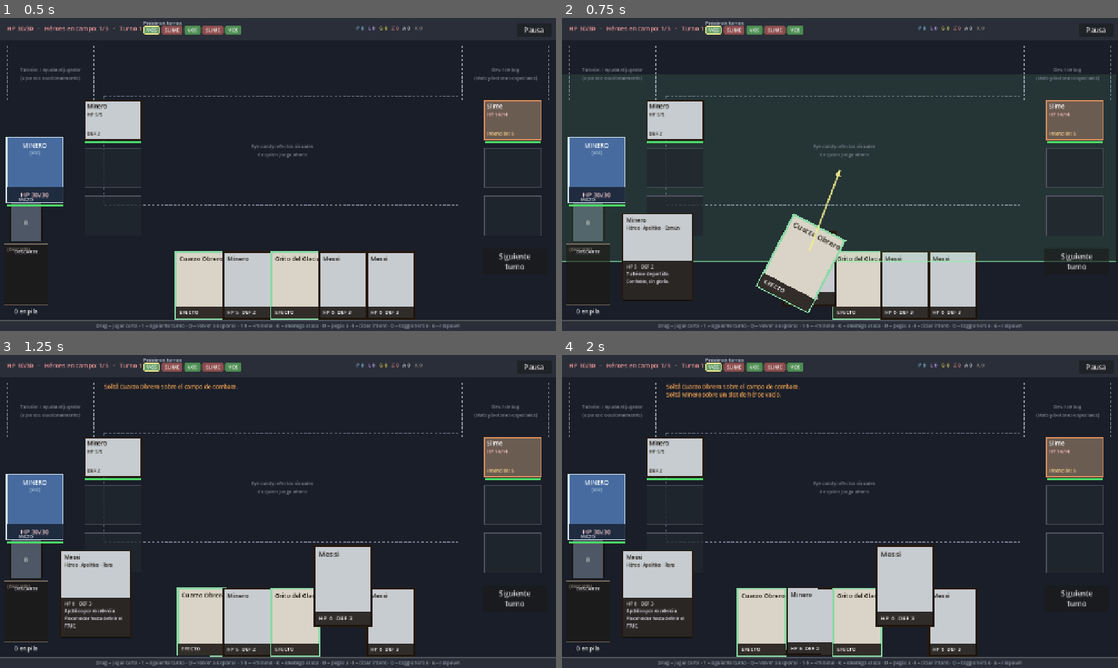
Above: before the commit, frames 1-4 (two rows, left to right).
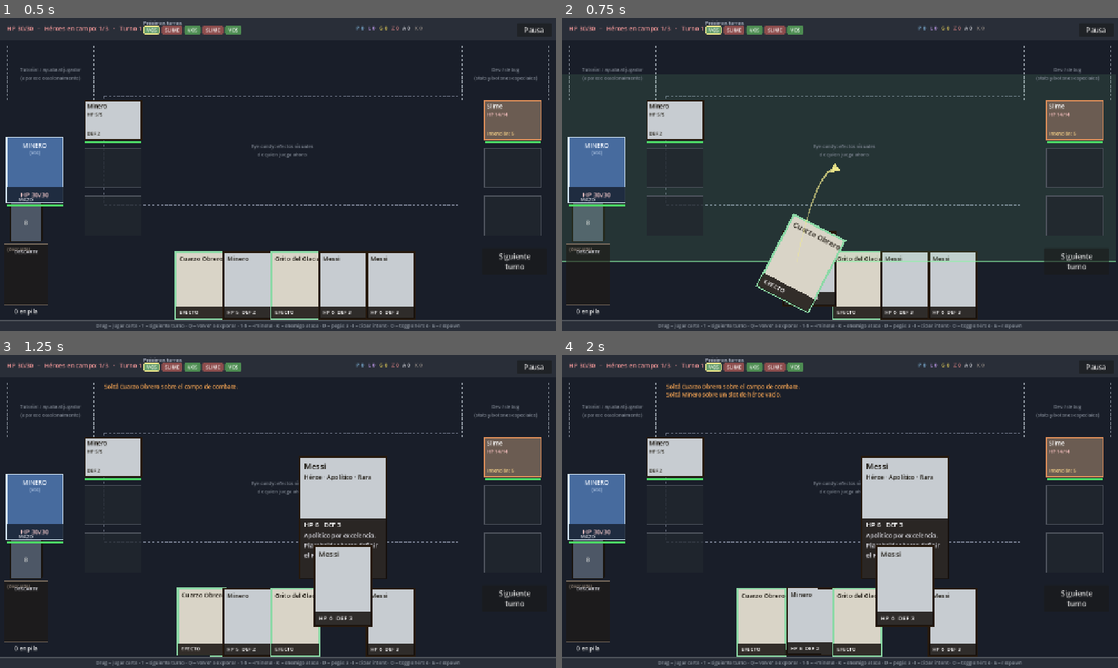
Above: after the commit, the same moments.

Repository: nahuelgallo/Glaciar-Miner
Game: Godot game, scene res://scenes/test/card_test.tscn
Two runs of this game, one before a commit and one after it. Both use one fixed random seed, a clock stepped at 60 frames per second and the inputs below. This scene is started directly instead of the project's main scene.
Inputs (mouse positions are in pixels of both pictures, inside the frame that each line leads up to):
- Up to frame 1 (0.5 s): no input
- Up to frame 2 (0.75 s): tap Enter at 0.5 s; drag from (762, 305) to (906, 305) at 0.52 s
- Up to frame 3 (1.25 s): no input
- Up to frame 4 (2 s): drag from (812, 642) to (906, 608) at 1.27 s

Frame 1 is identical in both runs. In frame 2, 2.6% of the frame differs, in the area x 10-51%, y 46-91%; in frame 3, 6.0%, in the area x 10-70%, y 32-91%; in frame 4, 6.0%.

Commit message:
Pulido: flecha curva con breathing, FX de cartas, hover preview cerca de la carta
- Flecha de drag: segmentos cortos sobre Bezier cuadratico, breathing
  alpha 50%-100%, origen sigue a la carta arrastrada (no anclado al hand)
- ExplotionYankee al jugar deal_damage; ParticleStar burst al invocar
  heroe; ParticleSpec1/2/3 burst para efectos genericos (en drop_position)
- Preview oculta al levantar la carta y se posiciona arriba del slot
  hovered (clamped al viewport) en lugar del slot fijo izquierdo
- Tipografias del preview +40%, panel mas alto

Diff:
--- a/scripts/card/card_preview_view.gd
+++ b/scripts/card/card_preview_view.gd
@@ -8,8 +8,8 @@
 # Coexiste con el drag de la carta: cuando arrastrás, el preview sigue
 # mostrando los detalles de la carta arrastrada hasta que la sueltes.
 
-const W: float = 160.0
-const H: float = 200.0
+const W: float = 200.0
+const H: float = 280.0
 
 var _current_card: CardData
 
@@ -43,30 +43,31 @@
 	draw_rect(rect, _faction_color(_current_card.faction))
 	draw_rect(rect, _type_outline_color(_current_card.type), false, 3.5)
 	# Banda inferior para texto sobre fondo oscuro.
-	var band := Rect2(0.0, H * 0.55, W, H * 0.45)
+	var band := Rect2(0.0, H * 0.50, W, H * 0.50)
 	draw_rect(band, Color(0.08, 0.06, 0.05, 0.88))
 
 
 func _build() -> void:
-	_name_label = _make_label(13, Color(0.08, 0.06, 0.03))
-	_name_label.position = Vector2(8.0, 6.0)
-	_name_label.size = Vector2(W - 16.0, 18.0)
+	# Tipografías +40% (de 13/10/11/10 a 18/14/15/14)
+	_name_label = _make_label(18, Color(0.08, 0.06, 0.03))
+	_name_label.position = Vector2(10.0, 8.0)
+	_name_label.size = Vector2(W - 20.0, 24.0)
 	_name_label.autowrap_mode = TextServer.AUTOWRAP_WORD_SMART
 	add_child(_name_label)
 
-	_type_label = _make_label(10, Color(0.10, 0.08, 0.05))
-	_type_label.position = Vector2(8.0, 26.0)
-	_type_label.size = Vector2(W - 16.0, 14.0)
+	_type_label = _make_label(14, Color(0.10, 0.08, 0.05))
+	_type_label.position = Vector2(10.0, 36.0)
+	_type_label.size = Vector2(W - 20.0, 18.0)
 	add_child(_type_label)
 
-	_stats_label = _make_label(11, Color(0.95, 0.95, 0.95))
-	_stats_label.position = Vector2(8.0, H * 0.55 + 4.0)
-	_stats_label.size = Vector2(W - 16.0, 16.0)
+	_stats_label = _make_label(15, Color(0.95, 0.95, 0.95))
+	_stats_label.position = Vector2(10.0, H * 0.50 + 4.0)
+	_stats_label.size = Vector2(W - 20.0, 22.0)
 	add_child(_stats_label)
 
-	_desc_label = _make_label(10, Color(0.92, 0.92, 0.95))
-	_desc_label.position = Vector2(8.0, H * 0.55 + 22.0)
-	_desc_label.size = Vector2(W - 16.0, H * 0.45 - 28.0)
+	_desc_label = _make_label(14, Color(0.92, 0.92, 0.95))
+	_desc_label.position = Vector2(10.0, H * 0.50 + 30.0)
+	_desc_label.size = Vector2(W - 20.0, H * 0.50 - 38.0)
 	_desc_label.autowrap_mode = TextServer.AUTOWRAP_WORD_SMART
 	add_child(_desc_label)
 
@@ -94,8 +95,8 @@
 		return
 	# Restaurar layout normal cuando hay carta.
 	_desc_label.add_theme_color_override("font_color", Color(0.92, 0.92, 0.95))
-	_desc_label.position = Vector2(8.0, H * 0.55 + 22.0)
-	_desc_label.size = Vector2(W - 16.0, H * 0.45 - 28.0)
+	_desc_label.position = Vector2(10.0, H * 0.50 + 30.0)
+	_desc_label.size = Vector2(W - 20.0, H * 0.50 - 38.0)
 	_desc_label.vertical_alignment = VERTICAL_ALIGNMENT_TOP
 	_desc_label.horizontal_alignment = HORIZONTAL_ALIGNMENT_LEFT
 
--- a/scripts/card/hand_manager.gd
+++ b/scripts/card/hand_manager.gd
@@ -7,8 +7,10 @@
 signal card_dropped(card: CardData, drop_position: Vector2, view: CardView)
 
 # Re-emitidas cuando el mouse entra/sale de una carta de la mano. El caller
-# las usa para alimentar el preview fijo (ver `CardPreviewView`).
-signal card_hover_started(card: CardData)
+# las usa para alimentar el preview (ver `CardPreviewView`). slot_global_pos
+# es la posición del slot original (sin lift), útil para colocar el preview
+# cerca de la carta hovered.
+signal card_hover_started(card: CardData, slot_global_pos: Vector2)
 signal card_hover_ended()
 # Disparada al click derecho sobre una carta. El caller abre la modal.
 signal card_inspect_requested(card: CardData)
@@ -117,7 +119,7 @@
 	if idx == -1 or view.data == null:
 		return
 	_hovered_view = view
-	card_hover_started.emit(view.data)
+	card_hover_started.emit(view.data, _slots[idx].global_position)
 
 
 # Solo escondemos si la carta que sale del hover es la que estaba mostrando
--- a/scripts/main.gd
+++ b/scripts/main.gd
@@ -56,6 +56,7 @@
 var _discard_pile: DiscardPileView
 var _drag_arrow: DragArrowOverlay
 var _dragging_card: CardData
+var _dragging_view: CardView
 var _turn_number: int = 1
 var _intent_cycle_index: int = 1
 var _combat_ended: bool = false
@@ -385,10 +386,24 @@
 	_refresh_minerals()
 
 
-func _on_hand_card_hover_started(card: CardData) -> void:
-	if _card_preview != null:
-		_card_preview.show_card(card)
-		_card_preview.show()
+func _on_hand_card_hover_started(card: CardData, slot_global_pos: Vector2) -> void:
+	if _card_preview == null:
+		return
+	# Si se está arrastrando una carta, no mostrar preview (el usuario ya
+	# está focused en el target).
+	if _dragging_card != null:
+		return
+	# Posicionar el preview JUSTO ARRIBA de la carta hovered, centrado en x.
+	# El slot_global_pos es el centro de la carta en su posición original.
+	var target_x: float = slot_global_pos.x - CardPreviewView.W * 0.5
+	var target_y: float = slot_global_pos.y - CardPreviewView.H - 100.0
+	# Clamp dentro del viewport para que no se corte
+	var vp: Vector2 = get_viewport_rect().size
+	target_x = clampf(target_x, 8.0, vp.x - CardPreviewView.W - 8.0)
+	target_y = maxf(target_y, 60.0)
+	_card_preview.position = Vector2(target_x, target_y)
+	_card_preview.show_card(card)
+	_card_preview.show()
 
 
 func _on_hand_card_hover_ended() -> void:
@@ -410,14 +425,21 @@
 
 
 # Highlight de drop targets + flecha apuntadora durante el drag de una carta.
-func _on_card_drag_started(card: CardData, _view: CardView) -> void:
+func _on_card_drag_started(card: CardData, view: CardView) -> void:
 	_dragging_card = card
+	_dragging_view = view
+	# Ocultar preview mientras arrastra: el usuario ya conoce la carta y no
+	# debe taparle el campo.
+	if _card_preview != null:
+		_card_preview.hide()
+		_card_preview.clear_card()
 	_battlefield.set_drop_highlight(card.type, EffectExecutor.target_kind_for(card))
 	set_process(true)
 
 
 func _on_card_drag_ended() -> void:
 	_dragging_card = null
+	_dragging_view = null
 	if _battlefield != null:
 		_battlefield.clear_drop_highlight()
 	if _drag_arrow != null:
@@ -429,8 +451,10 @@
 	if _dragging_card == null or _drag_arrow == null:
 		return
 	var mouse := get_global_mouse_position()
-	# Origin de la flecha: justo encima del HandManager (la mano), x del mouse.
-	var origin := Vector2(mouse.x, _hand.global_position.y - 80.0)
+	# Origen de la flecha: la posición de la carta arrastrada (la flecha la
+	# acompaña cuando el usuario la levanta del hand). Fallback al mouse si
+	# la view se desconectó (edge case).
+	var origin: Vector2 = _dragging_view.global_position if _dragging_view != null else mouse
 	var targets := _battlefield.slot_positions_for_drop(
 		_dragging_card.type,
 		EffectExecutor.target_kind_for(_dragging_card),
@@ -633,6 +657,7 @@
 	var result := EffectExecutor.execute(card, context as Dictionary)
 	_log(String(result["message"]), "cccccc" if bool(result["ok"]) else "ff8866")
 	if bool(result["ok"]):
+		_spawn_card_fx(card, drop_position)
 		# Animación: la carta vuela al descarte, después se remueve y se
 		# agrega al pile. El estado de combate ya se aplicó (effect ya corrió).
 		var view_ref := view
@@ -645,6 +670,29 @@
 		)
 		_check_combat_outcome()
 		_refresh_hud()
+
+
+# Selecciona el FX según el tipo/efecto de la carta jugada (§8 visuals):
+#   HERO       → ParticleStar burst en el slot de invocación
+#   deal_damage → ExplotionYankee gigante en el target enemigo
+#   resto       → Burst de ParticleSpec1/2/3 en el campo
+func _spawn_card_fx(card: CardData, pos: Vector2) -> void:
+	if card.type == CardData.Type.HERO:
+		var star: Texture2D = load("res://assets/Particles/ParticleStar.png")
+		ParticleBurst.spawn_at(self, pos, [star] as Array[Texture2D], 14)
+		return
+	var kind: String = String(card.effect.get("kind", ""))
+	if kind == "deal_damage":
+		var boom: Texture2D = load("res://assets/ExplotionYankee.png")
+		EffectAnimation.spawn_at(self, pos, boom, 1.6)
+		return
+	# Effect/action genérico: burst con las 3 particle specs.
+	var specs: Array[Texture2D] = [
+		load("res://assets/Particles/ParticleSpec1.png"),
+		load("res://assets/Particles/ParticleSpec2.png"),
+		load("res://assets/Particles/ParticleSpec3.png"),
+	]
+	ParticleBurst.spawn_at(self, pos, specs, 16)
 
 
 # Devuelve null si el drop no es válido para esta carta, o un Dictionary
--- a/scripts/ui/drag_arrow_overlay.gd
+++ b/scripts/ui/drag_arrow_overlay.gd
@@ -1,71 +1,107 @@
 class_name DragArrowOverlay
 extends Node2D
 
-# Flecha visual que aparece mientras arrastrás una carta. Va desde la mano
-# hacia el target apuntado.
-#
-# Mecánica de targeting:
-#   - Si NO hay candidate targets (ej. carta heal_player con drop libre),
-#     la flecha apunta directamente al mouse.
-#   - Si HAY candidates, la flecha apunta al "default" (el del medio).
-#   - Cuando el mouse se acerca a un candidate específico (dentro de
-#     SNAP_DISTANCE), la flecha se interpola hacia ese target. Más cerca
-#     del mouse = más snap. Lejos = se mantiene en default.
+# Flecha visual mientras se arrastra una carta. Características:
+#   - Curva Bezier cuadrática origen → mid (alto) → target, dibujada como
+#     N segmentos cortos con grosor creciente hacia la cabeza
+#   - Cabeza de flecha en el destino
+#   - Breathing animado: alpha pulsa entre 50% y 100%
+#   - Origen viene del caller cada frame: la flecha sigue a la carta
+#     arrastrada (no queda anclada al fondo de la pantalla)
+#   - Targeting: si NO hay candidates, apunta al mouse. Si HAY, default
+#     al del medio; snappea al closer cuando el mouse se acerca
 
 const SNAP_DISTANCE: float = 110.0
-const ARROW_HEAD_SIZE: float = 14.0
-const ARROW_COLOR_DEFAULT := Color(0.95, 0.92, 0.55, 0.85)
-const ARROW_COLOR_LOCKED := Color(0.55, 0.95, 0.65, 0.95)
+const ARROW_HEAD_SIZE: float = 18.0
+const SEGMENT_COUNT: int = 14
+const ARROW_COLOR_DEFAULT := Color(0.95, 0.92, 0.55)
+const ARROW_COLOR_LOCKED := Color(0.55, 0.95, 0.65)
+const BREATH_SPEED: float = 4.5  # rad/s del pulse
 
 var _enabled: bool = false
 var _origin: Vector2
 var _target: Vector2
-var _is_locked: bool = false  # true si snappeó a un candidate específico
+var _is_locked: bool = false
+var _breath_time: float = 0.0
 
 
 func _ready() -> void:
-	z_index = 200  # encima de cualquier otra cosa
+	z_index = 200
+	set_process(false)
+
+
+func _process(delta: float) -> void:
+	if not _enabled:
+		return
+	_breath_time += delta
+	queue_redraw()
 
 
 func _draw() -> void:
 	if not _enabled:
 		return
-	var color := ARROW_COLOR_LOCKED if _is_locked else ARROW_COLOR_DEFAULT
-	# Línea principal
-	draw_line(_origin, _target, color, 3.0, true)
-	# Cabeza de flecha
-	var dir := (_target - _origin).normalized()
+	var color: Color = ARROW_COLOR_LOCKED if _is_locked else ARROW_COLOR_DEFAULT
+	# Breathing alpha: 0..1 sin, mapped a 0.5..1.0
+	var pulse: float = (sin(_breath_time * BREATH_SPEED) + 1.0) * 0.5
+	color.a = lerpf(0.5, 1.0, pulse)
+
+	# Bezier cuadrático: punto medio elevado para arc
+	var dx: float = absf(_target.x - _origin.x)
+	var lift: float = clampf(120.0 + dx * 0.15, 80.0, 220.0)
+	var mid: Vector2 = (_origin + _target) * 0.5 + Vector2(0.0, -lift)
+
+	# Sample puntos a lo largo del Bezier
+	var points: Array[Vector2] = []
+	for i in SEGMENT_COUNT + 1:
+		var t: float = float(i) / float(SEGMENT_COUNT)
+		points.append(_bezier(t, _origin, mid, _target))
+
+	# Dibujar segmentos cortos con grosor creciente hacia la cabeza
+	for i in SEGMENT_COUNT:
+		var t: float = float(i) / float(SEGMENT_COUNT)
+		var width: float = lerpf(2.0, 6.5, t)
+		# Alpha también crece hacia la cabeza para resaltar el target
+		var seg_color := color
+		seg_color.a = color.a * lerpf(0.45, 1.0, t)
+		draw_line(points[i], points[i + 1], seg_color, width)
+
+	# Cabeza de flecha en el target
+	var dir: Vector2 = (points[SEGMENT_COUNT] - points[SEGMENT_COUNT - 1]).normalized()
 	if dir == Vector2.ZERO:
 		return
-	var perp := Vector2(-dir.y, dir.x)
-	var p_a := _target - dir * ARROW_HEAD_SIZE + perp * ARROW_HEAD_SIZE * 0.5
-	var p_b := _target - dir * ARROW_HEAD_SIZE - perp * ARROW_HEAD_SIZE * 0.5
+	var perp: Vector2 = Vector2(-dir.y, dir.x)
+	var p_a: Vector2 = _target - dir * ARROW_HEAD_SIZE + perp * ARROW_HEAD_SIZE * 0.7
+	var p_b: Vector2 = _target - dir * ARROW_HEAD_SIZE - perp * ARROW_HEAD_SIZE * 0.7
 	draw_polygon([_target, p_a, p_b], [color, color, color])
 
 
-# `candidate_targets`: lista de positions globales de targets válidos (slots
-# de héroe vacíos / enemigos vivos / etc.). Si está vacía, la flecha apunta
-# directo al mouse.
+static func _bezier(t: float, p0: Vector2, p1: Vector2, p2: Vector2) -> Vector2:
+	var u: float = 1.0 - t
+	return u * u * p0 + 2.0 * u * t * p1 + t * t * p2
+
+
+# `origin_pos`: posición global de DONDE sale la flecha (típicamente la
+#   carta arrastrada).
+# `mouse_pos`: posición global del mouse (para snap a candidate).
+# `candidate_targets`: positions globales de targets válidos. Vacío =
+#   apuntar al mouse.
 func update_drag(origin_pos: Vector2, mouse_pos: Vector2, candidate_targets: Array[Vector2]) -> void:
 	_enabled = true
+	set_process(true)
 	_origin = origin_pos
 	if candidate_targets.is_empty():
 		_target = mouse_pos
 		_is_locked = false
 		queue_redraw()
 		return
-	# Default: el del medio (en orden de la lista).
 	var default_target: Vector2 = candidate_targets[candidate_targets.size() / 2]
-	# Snap al más cercano si el mouse está dentro de SNAP_DISTANCE.
-	var closest := default_target
-	var closest_d := SNAP_DISTANCE
+	var closest: Vector2 = default_target
+	var closest_d: float = SNAP_DISTANCE
 	for t in candidate_targets:
-		var d := mouse_pos.distance_to(t)
+		var d: float = mouse_pos.distance_to(t)
 		if d < closest_d:
 			closest_d = d
 			closest = t
-	# Strength del snap: 1.0 cuando el mouse está exactamente sobre el target,
-	# 0.0 cuando está a SNAP_DISTANCE o más. Lerp para transición suave.
 	var snap_strength: float = 1.0 - clampf(closest_d / SNAP_DISTANCE, 0.0, 1.0)
 	_target = default_target.lerp(closest, snap_strength)
 	_is_locked = snap_strength > 0.6
@@ -75,4 +111,5 @@
 func clear() -> void:
 	_enabled = false
 	_is_locked = false
+	set_process(false)
 	queue_redraw()
--- /dev/null
+++ b/scripts/ui/effect_animation.gd
@@ -0,0 +1,46 @@
+class_name EffectAnimation
+extends Node2D
+
+# Animación one-shot que muestra una textura agrandándose y desvaneciéndose
+# en un punto del campo. Se auto-destruye al terminar.
+# Uso: EffectAnimation.spawn_at(parent, world_pos, texture, scale_factor)
+
+var texture: Texture2D
+var size_factor: float = 1.0
+var duration: float = 0.55
+
+var _time: float = 0.0
+
+
+static func spawn_at(parent: Node, pos: Vector2, tex: Texture2D, scale_factor: float = 1.0) -> EffectAnimation:
+	var anim := EffectAnimation.new()
+	anim.texture = tex
+	anim.size_factor = scale_factor
+	anim.position = pos
+	anim.z_index = 150
+	parent.add_child(anim)
+	return anim
+
+
+func _ready() -> void:
+	queue_redraw()
+
+
+func _process(delta: float) -> void:
+	_time += delta
+	if _time >= duration:
+		queue_free()
+		return
+	queue_redraw()
+
+
+func _draw() -> void:
+	if texture == null:
+		return
+	var t: float = _time / duration
+	# Scale rampa: chico → grande
+	var s: float = lerpf(0.4, 1.6, t) * size_factor
+	# Alpha fade en los últimos 50%
+	var alpha: float = 1.0 - smoothstep(0.5, 1.0, t)
+	var tex_size: Vector2 = Vector2(texture.get_size()) * s
+	draw_texture_rect(texture, Rect2(-tex_size * 0.5, tex_size), false, Color(1.0, 1.0, 1.0, alpha))
--- /dev/null
+++ b/scripts/ui/particle_burst.gd
@@ -0,0 +1,70 @@
+class_name ParticleBurst
+extends Node2D
+
+# Burst de partículas que explotan desde un punto, cada una en una dirección
+# random con velocidad propia. Cycle entre las texturas pasadas. Self-destructs.
+# Uso: ParticleBurst.spawn_at(parent, world_pos, [tex1, tex2, ...], count)
+
+const DEFAULT_COUNT: int = 12
+const DURATION: float = 0.75
+const MIN_SPEED: float = 90.0
+const MAX_SPEED: float = 240.0
+
+var textures: Array[Texture2D] = []
+var _time: float = 0.0
+# { dir: Vector2, speed: float, scale: float, tex_idx: int }
+var _particles: Array[Dictionary] = []
+
+
+static func spawn_at(parent: Node, pos: Vector2, texs: Array[Texture2D], count: int = DEFAULT_COUNT) -> ParticleBurst:
+	var burst := ParticleBurst.new()
+	burst.textures = texs
+	burst.position = pos
+	burst.z_index = 150
+	parent.add_child(burst)
+	burst._init_particles(count)
+	return burst
+
+
+func _init_particles(count: int) -> void:
+	for i in count:
+		var angle: float = randf() * TAU
+		var speed: float = randf_range(MIN_SPEED, MAX_SPEED)
+		var scale: float = randf_range(0.7, 1.3)
+		var tex_idx: int = i % maxi(1, textures.size())
+		_particles.append({
+			"dir": Vector2.from_angle(angle),
+			"speed": speed,
+			"scale": scale,
+			"tex_idx": tex_idx,
+		})
+
+
+func _ready() -> void:
+	queue_redraw()
+
+
+func _process(delta: float) -> void:
+	_time += delta
+	if _time >= DURATION:
+		queue_free()
+		return
+	queue_redraw()
+
+
+func _draw() -> void:
+	if textures.is_empty() or _particles.is_empty():
+		return
+	# Alpha fade en los últimos 40%
+	var alpha: float = 1.0 - smoothstep(0.6, 1.0, _time / DURATION)
+	# Las partículas también se ralentizan: ease out
+	var motion_t: float = 1.0 - pow(1.0 - _time / DURATION, 2.0)
+	for p in _particles:
+		var dir: Vector2 = p["dir"]
+		var speed: float = float(p["speed"])
+		var dist: float = speed * motion_t * DURATION
+		var pos: Vector2 = dir * dist
+		var tex: Texture2D = textures[int(p["tex_idx"])]
+		var scale: float = float(p["scale"])
+		var size: Vector2 = Vector2(tex.get_size()) * scale
+		draw_texture_rect(tex, Rect2(pos - size * 0.5, size), false, Color(1.0, 1.0, 1.0, alpha))
Binary file added: assets/ExplotionYankee.png
Not shown, added: assets/ExplotionYankee.png.import
Binary file added: assets/Particles/ParticleSpec1.png
Not shown, added: assets/Particles/ParticleSpec1.png.import
Binary file added: assets/Particles/ParticleSpec2.png
Not shown, added: assets/Particles/ParticleSpec2.png.import
Binary file added: assets/Particles/ParticleSpec3.png
Not shown, added: assets/Particles/ParticleSpec3.png.import
Binary file added: assets/Particles/ParticleSpecLogo1.png
Not shown, added: assets/Particles/ParticleSpecLogo1.png.import
Binary file added: assets/Particles/ParticleSpecLogo2.png
Not shown, added: assets/Particles/ParticleSpecLogo2.png.import
(and 8 more such lines)
